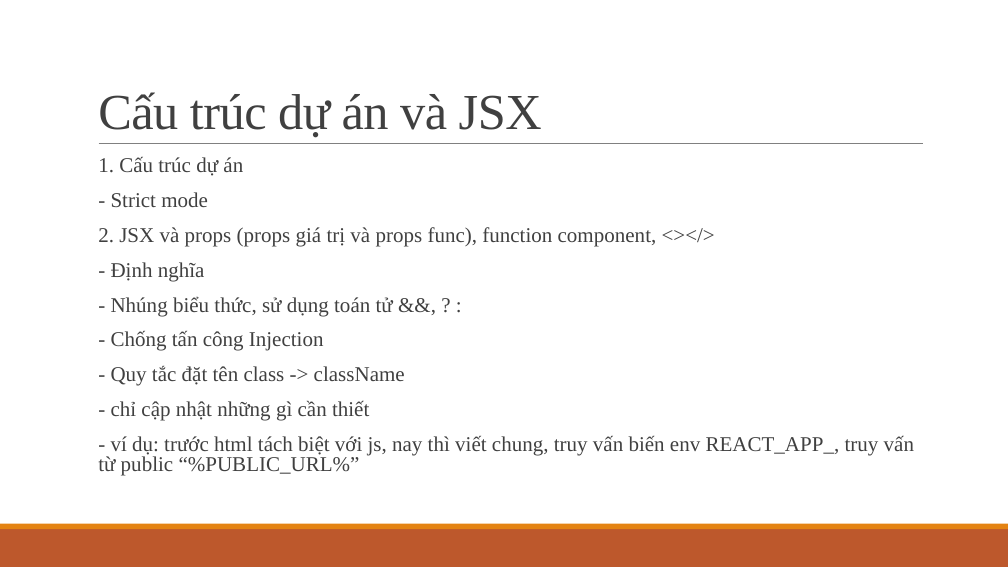
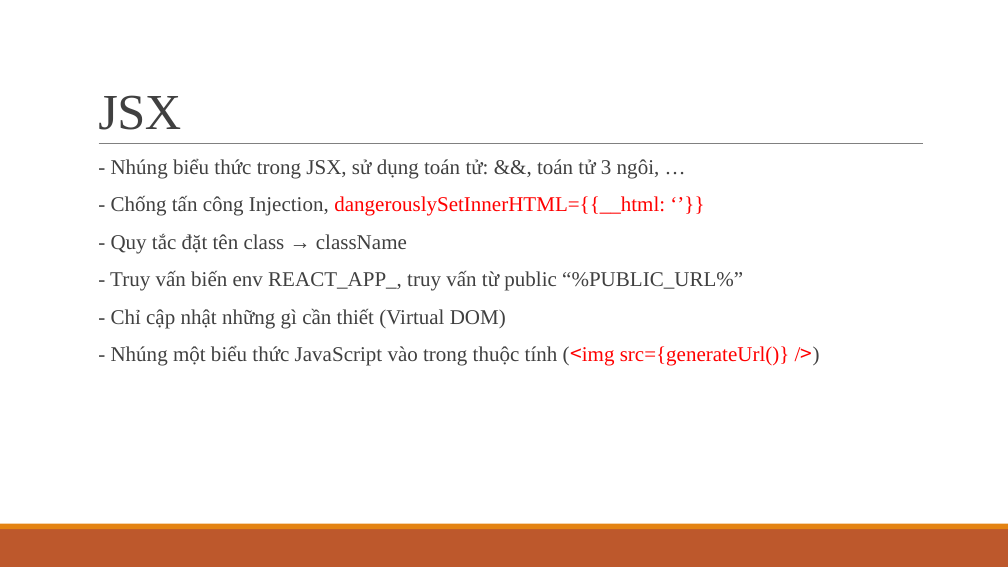
Before and after one commit to ddinhftieens/tranning-react, a slide deck: slide 12 of react_ts.pptx (slide 4 before the commit). Drawn at 1008x567 pixels with LibreOffice and Linux fonts; fonts in the diff are those of the drawing. Boxes give left, top, right and bottom in pixels: in the first picture for what was removed or moved away, otherwise in the second. Text is boxed around its words. In the diff, an @@ line names an element or a change of style, - is before the commit and + after.

```diff
--- a/react_ts.pptx
+++ b/react_ts.pptx
@@ title at box(98, 95, 181, 130): text changed @@
-Cấu trúc dự án và JSX
+JSX
@@ text at box(110, 159, 790, 366): text changed @@
-  1. Cấu trúc dự án
-  - Strict mode
-  2. JSX và props (props giá trị và props func), function component, <></>
-  - Định nghĩa
-  - Nhúng biểu thức, sử dụng toán tử &&, ? :
-  - Chống tấn công Injection
-  - Quy tắc đặt tên class -> className
-  - chỉ cập nhật những gì cần thiết
-  - ví dụ: trước html tách biệt với js, nay thì viết chung, truy vấn biến env REACT_APP_, truy vấn từ public “%PUBLIC_URL%”
+  - Nhúng biểu thức trong JSX, sử dụng toán tử: &&, toán tử 3 ngôi, …
+  - Chống tấn công Injection, dangerouslySetInnerHTML={{__html: ‘’}}
+  - Quy tắc đặt tên class → className
+  - Truy vấn biến env REACT_APP_, truy vấn từ public “%PUBLIC_URL%”
+  - Chỉ cập nhật những gì cần thiết (Virtual DOM)
+  - Nhúng một biểu thức JavaScript vào trong thuộc tính (<img src={generateUrl()} />)
```
Also in this commit, not shown: 6 other slides changed, 19 slides added, 2 other files.
